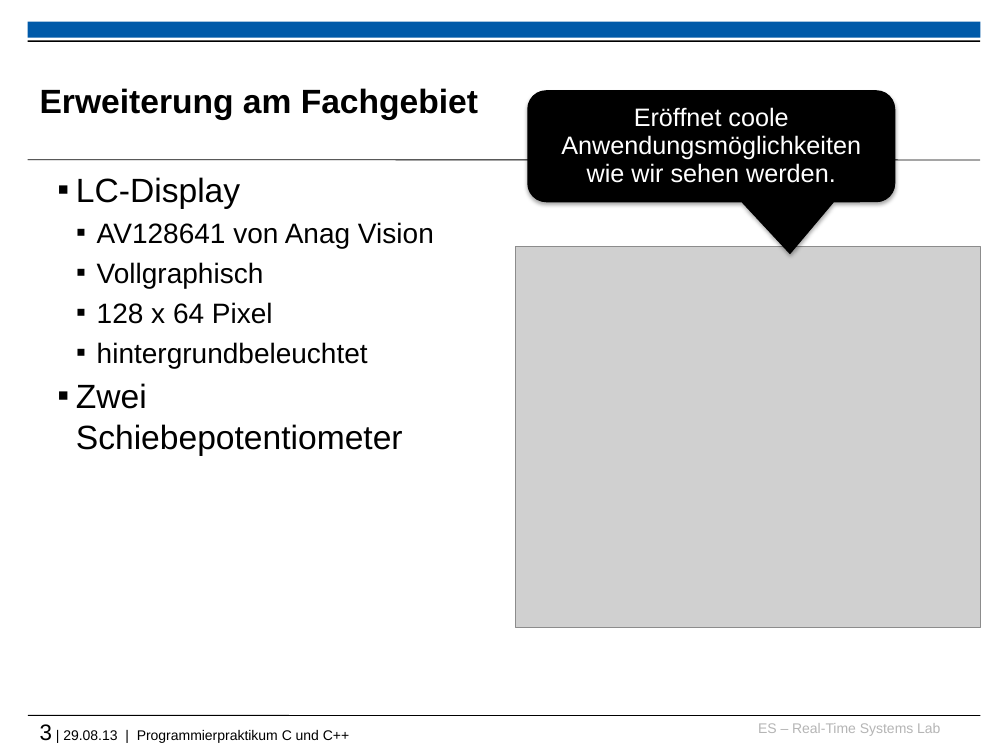
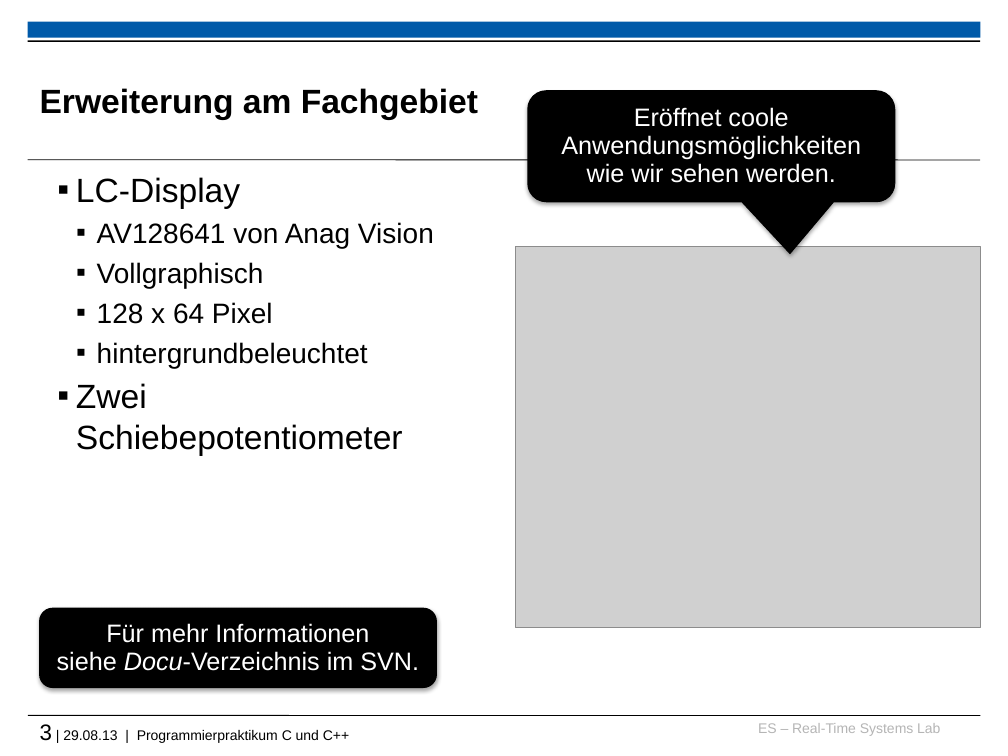
Before and after one commit to h82k/tud-cppp, a slide deck: slide 3 of Vorlesung/5 Embedded Systems.pptx. Drawn at 1008x756 pixels with LibreOffice and Linux fonts; fonts in the diff are those of the drawing; grey boxes stand for pictures; background and template pictures are left out. Boxes give left, top, right and bottom in pixels: in the first picture for what was removed or moved away, otherwise in the second. Text is boxed around its words. In the diff, an @@ line names an element or a change of style, - is before the commit and + after.

```diff
--- a/Vorlesung/5 Embedded Systems.pptx
+++ b/Vorlesung/5 Embedded Systems.pptx
@@ rounded rectangle added at bbox=[39, 608, 436, 687], fill #000000, outline #000000 0.75 pt, 18 pt, text #FFFFFF @@
+Für mehr Informationen
+siehe Docu-Verzeichnis im SVN.
```
Also in this commit, not shown: 4 other slides changed, 1 other file.
